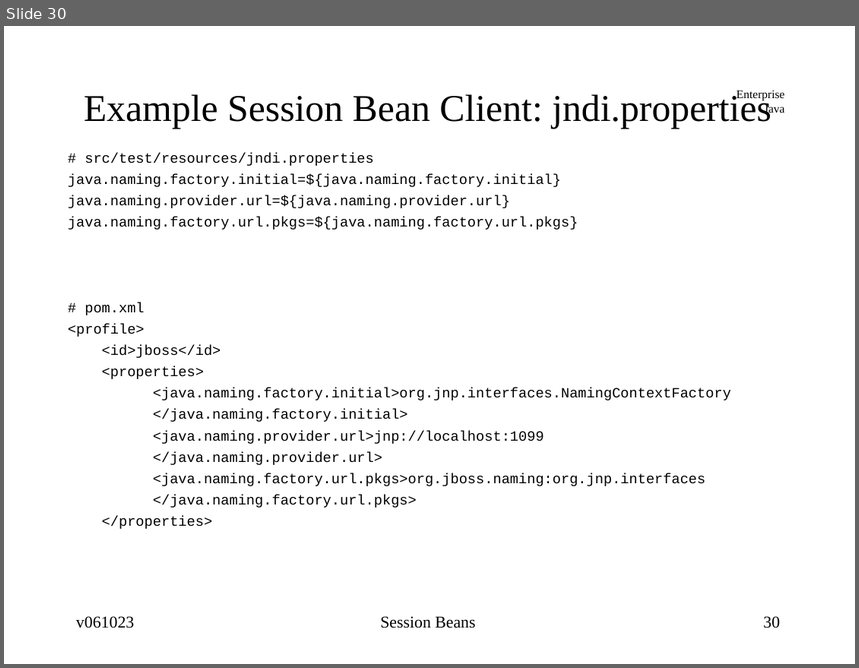
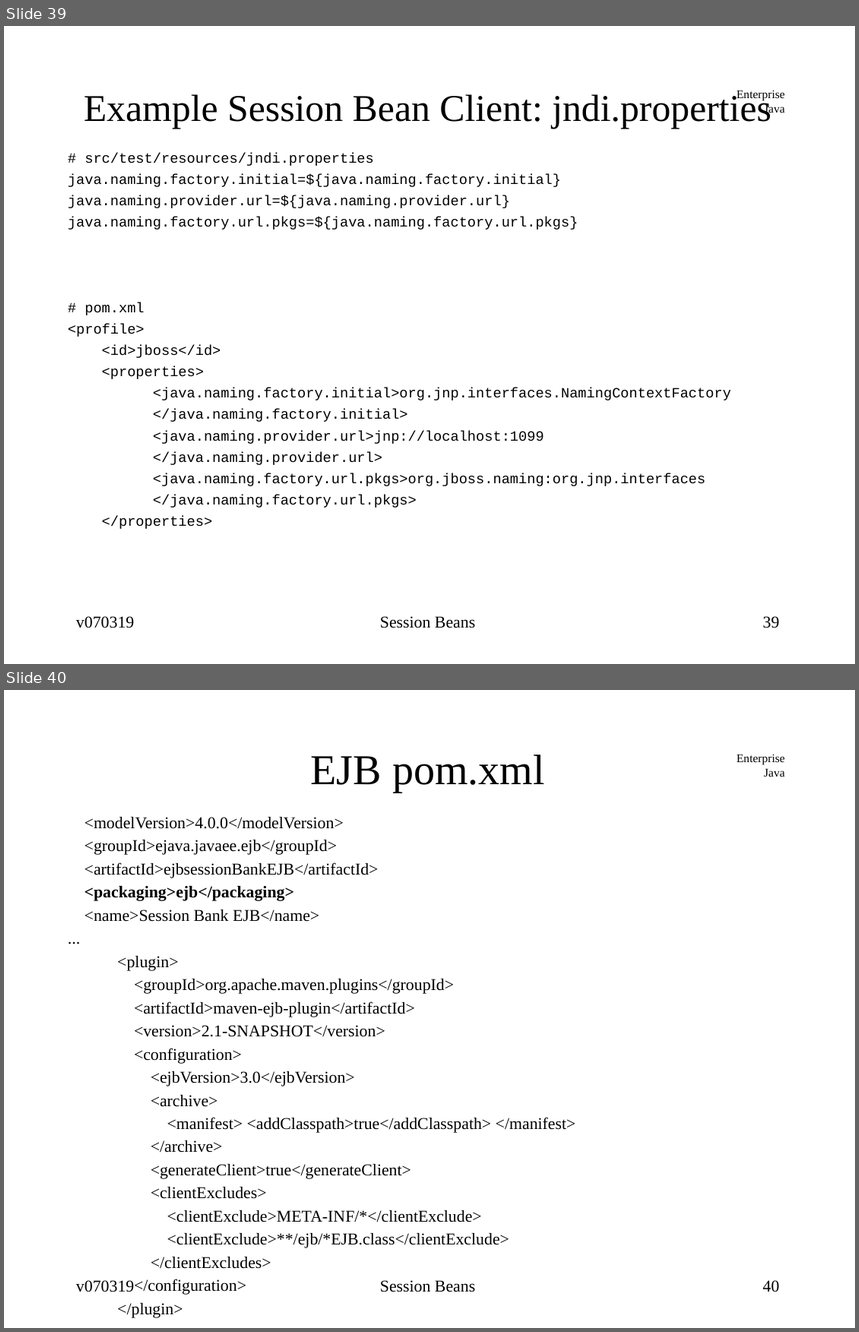
Before and after one commit to jcstaff/ejava-javaee, a slide deck: ejbsessionBank/src/site/resources/lectures/ejbSession.ppt. Shown one above the other, each under a label of ours: slide 30 before the commit, slides 39 and 40 after it. The pictures are 859x668 and 859x1332 pixels, drawn with LibreOffice and Linux fonts; fonts in the diff are those of the drawing. Boxes give left, top, right and bottom in pixels: in the first picture for what was removed or moved away, otherwise in the second. Text is boxed around its words. In the diff, an @@ line names an element or a change of style, - is before the commit and + after.

```diff
--- a/ejbsessionBank/src/site/resources/lectures/ejbSession.ppt
+++ b/ejbsessionBank/src/site/resources/lectures/ejbSession.ppt
@@ slide 40 added at bbox=[4, 690, 855, 1328], background #FFFFFF; not listed: 1 template element that a slide beside it also shows @@
@@ title added at bbox=[311, 755, 545, 793], 36 pt, text #000000 @@
+EJB pom.xml
@@ text added at bbox=[85, 817, 576, 1319], 14 pt, text #000000 @@
+<modelVersion>4.0.0</modelVersion>
+<groupId>ejava.javaee.ejb</groupId>
+<artifactId>ejbsessionBankEJB</artifactId>
+<packaging>ejb</packaging>
+<name>Session Bank EJB</name>
+...
+<plugin>
+<groupId>org.apache.maven.plugins</groupId>
+<artifactId>maven-ejb-plugin</artifactId>
+<version>2.1-SNAPSHOT</version>
+<configuration>
+<ejbVersion>3.0</ejbVersion>
+<archive>
+<manifest> <addClasspath>true</addClasspath> </manifest>
+</archive>
+<generateClient>true</generateClient>
+<clientExcludes>
+<clientExclude>META-INF/*</clientExclude>
+<clientExclude>**/ejb/*EJB.class</clientExclude>
+</clientExcludes>
+</configuration>
+</plugin>
@@ text added at bbox=[76, 1281, 134, 1293], 14 pt, text #000000 @@
+v070319
@@ text added at bbox=[380, 1281, 475, 1293], 14 pt, text #000000 @@
+Session Beans
@@ page number added at bbox=[763, 1281, 780, 1293], 14 pt, text #000000 @@
+40
@@ what was slide 30 is now slide 39 @@
@@ slide 39 changed as well @@
@@ text at bbox=[76, 617, 134, 629]: text changed @@
-v061023
+v070319
@@ page number at bbox=[763, 617, 780, 629]: text changed @@
-30
+39
```
Also in this commit, not shown: 28 other slides changed, 11 other slides added, 2 slides removed, 31 other files.
